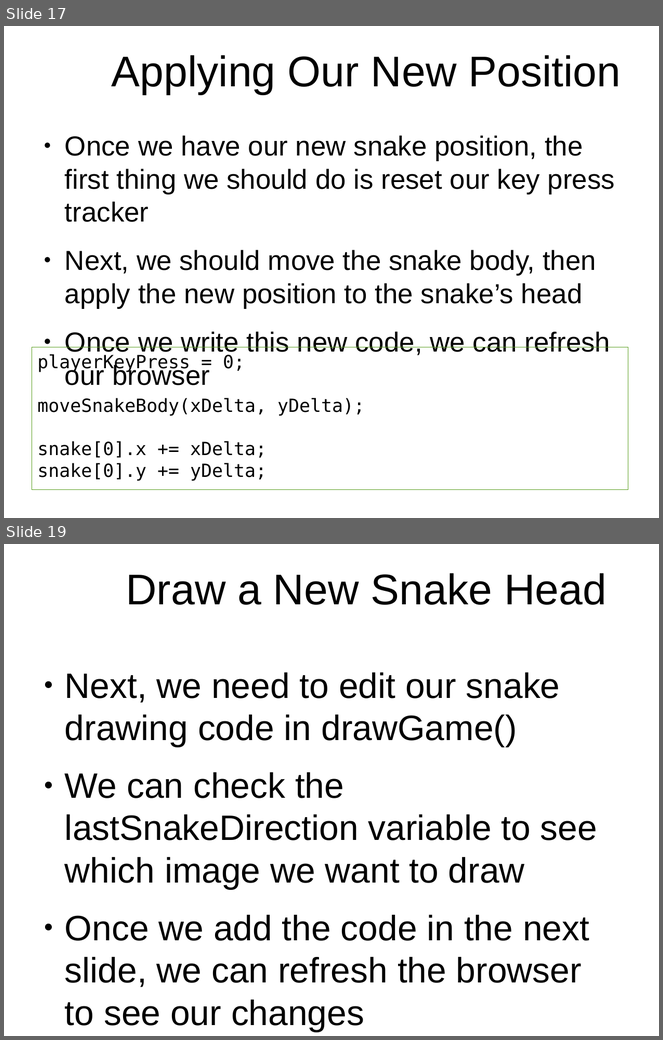
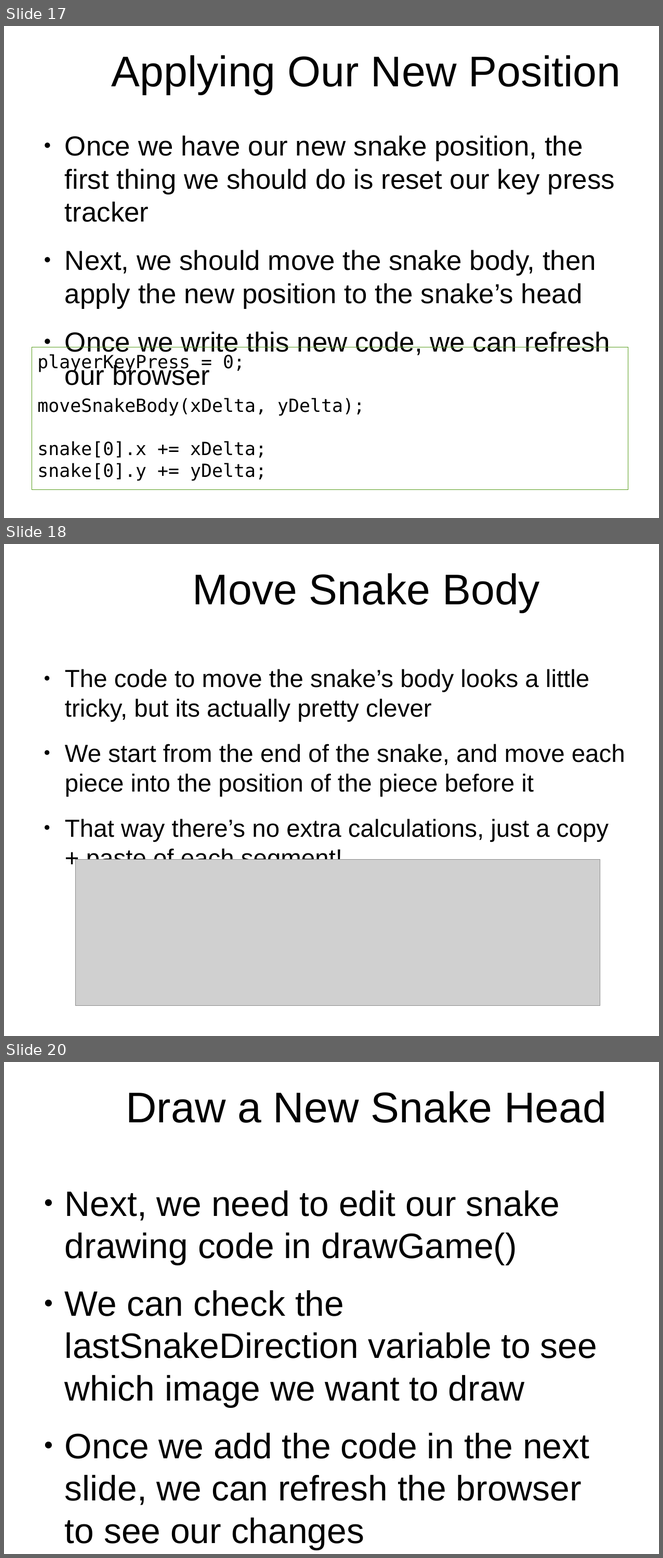
Before and after one commit to originalgrego/Slithers, a slide deck: Slithers - Explorathon 2018.odp. Shown one above the other, each under a label of ours: slides 17 and 19 before the commit, slides 17, 18 and 20 after it; the slides between them are not shown. The pictures are 663x1040 and 663x1558 pixels, drawn with LibreOffice and Linux fonts; fonts in the diff are those of the drawing; grey boxes stand for pictures; background and template pictures are left out. Boxes give left, top, right and bottom in pixels: in the first picture for what was removed or moved away, otherwise in the second. Text is boxed around its words. In the diff, an @@ line names an element or a change of style, - is before the commit and + after.

```diff
--- a/Slithers - Explorathon 2018.odp
+++ b/Slithers - Explorathon 2018.odp
@@ slide 18 added at <box>4,544,659,1036</box>, background picture (left out) @@
@@ title added at <box>193,573,540,612</box>, 51.9 pt, text #000000 @@
+Move Snake Body
@@ text added at <box>65,669,625,841</box>, 29.9 pt, text #000000 @@
+● The code to move the snake’s body looks a little tricky, but its actually pretty clever
+● We start from the end of the snake, and move each piece into the position of the piece before it
+● That way there’s no extra calculations, just a copy + paste of each segment!
@@ picture added at <box>75,859,600,1005</box> @@
@@ what was slide 19 is now slide 20 @@
```
Also in this commit, not shown: 1 slide changed, 3 other slides added, 3 slides removed, 1 other file.
